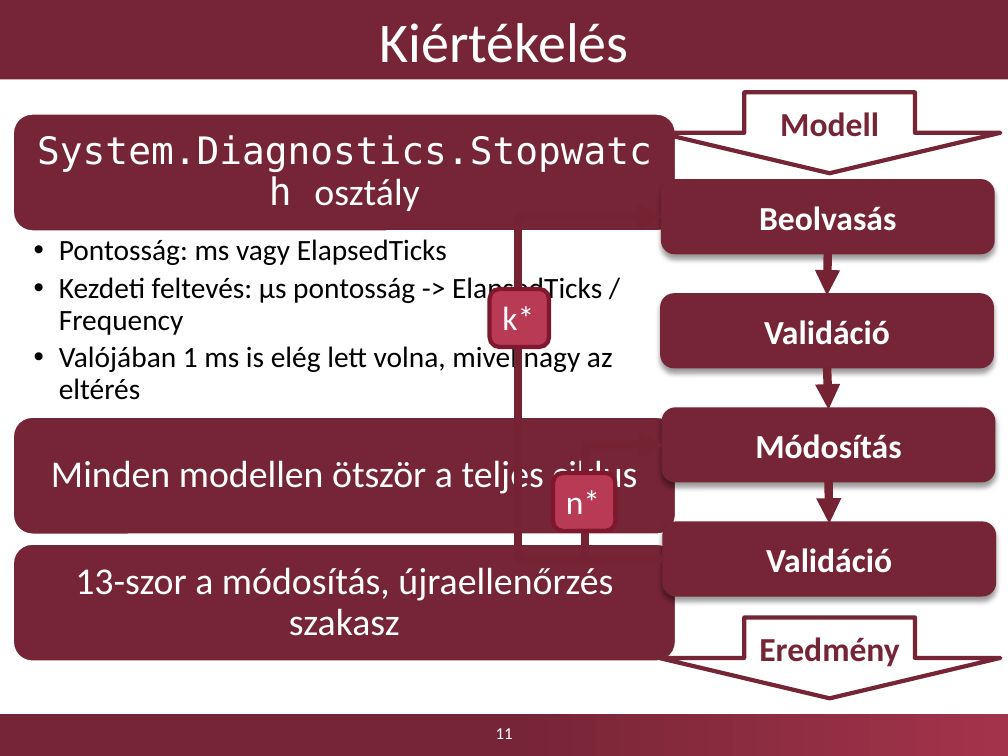
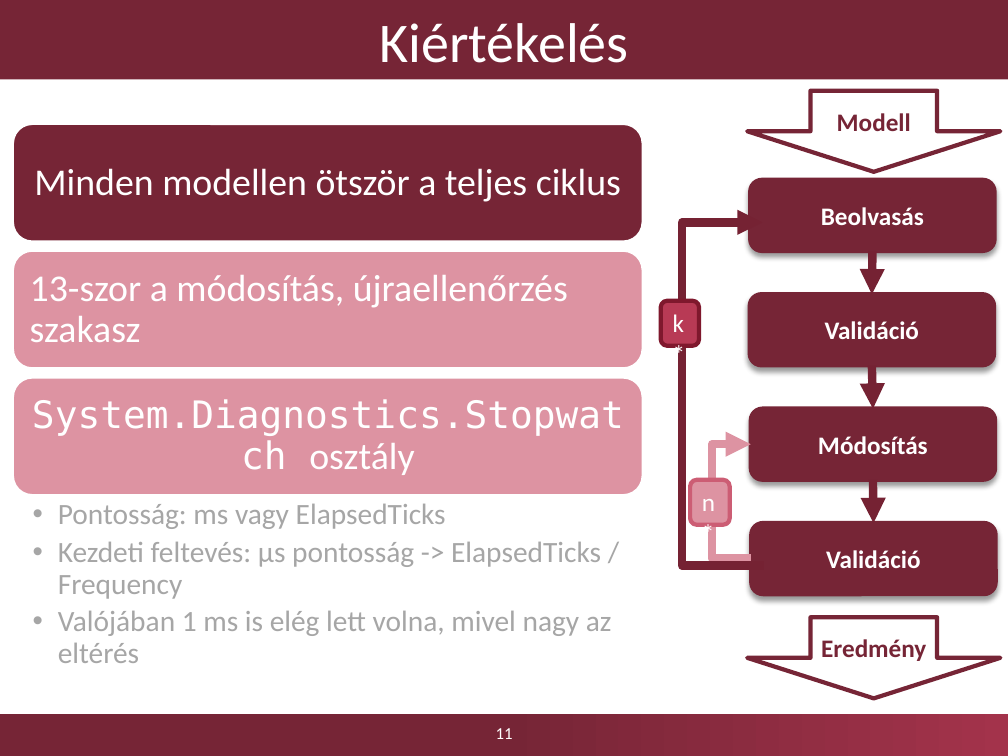
Before and after one commit to Kreestof/szakdolgozat-presentation, a slide deck: slide 11 of Dobosy_Kristof_szakdolgozat_2017_GraphEngine_0.pptx. Drawn at 1008x756 pixels with LibreOffice and Linux fonts; fonts in the diff are those of the drawing; background and template pictures are left out. Boxes give left, top, right and bottom in pixels: in the first picture for what was removed or moved away, otherwise in the second. Text is boxed around its words. In the diff, an @@ line names an element or a change of style, - is before the commit and + after.

```diff
--- a/Dobosy_Kristof_szakdolgozat_2017_GraphEngine_0.pptx
+++ b/Dobosy_Kristof_szakdolgozat_2017_GraphEngine_0.pptx
@@ down arrow "Modell": place and size @@
-down arrow "Modell" at (659,93,1001,173)
+down arrow "Modell" at (747,91,1000,171)
@@ rounded rectangle: place and size @@
-rounded rectangle at (12,113,675,231)
+rounded rectangle at (12,124,642,242)
@@ text "Minden modellen ötször a teljes ...": place and size @@
-text "Minden modellen ötször a teljes ..." at (51,460,637,497)
+text "Minden modellen ötször a teljes ..." at (34,168,621,202)
@@ rounded rectangle "Beolvasás": place and size @@
-rounded rectangle "Beolvasás" at (663,181,993,252)
+rounded rectangle "Beolvasás" at (750,179,994,251)
@@ elbow arrow moved from (664, 559) - (663, 217) to (764, 565) - (762, 223) @@
@@ rounded rectangle added at (12,250,642,368), fill #DD93A2, outline #FFFFFF 2 pt @@
@@ text "13-szor a módosítás, újraellenőrzés szakasz": place and size @@
-text "13-szor a módosítás, újraellenőrzés szakasz" at (75,567,613,636)
+text "13-szor a módosítás, újraellenőrzés szakasz" at (30,275,568,342)
@@ text "13-szor a módosítás, újraellenőrzés szakasz" at (30,275,568,342): alignment centre to left @@
@@ 3 arrows: place and size @@
-3 arrows at (828,252,830,523)
+3 arrows at (872,251,874,523)
@@ rounded rectangle "Validáció": place and size @@
-rounded rectangle "Validáció" at (662,295,992,366)
+rounded rectangle "Validáció" at (750,294,994,366)
@@ size 24 to 18 pt in 7 elements at (751,523,995,595), (747,617,1000,698), (750,294,994,366), (751,408,995,480), (750,179,994,251), (747,91,1000,171), (661,300,700,346) @@
@@ rounded rectangle "k*": place and size @@
-rounded rectangle "k*" at (490,289,549,347)
+rounded rectangle "k*" at (661,300,700,346)
@@ rounded rectangle: place and size @@
-rounded rectangle at (12,416,675,534)
+rounded rectangle at (12,377,642,495)
@@ rounded rectangle at (12,377,642,495): fill #762536 to #DD93A2 @@
@@ text "System.Diagnostics.Stopwatch osztály" rewrapped from (37,135,652,211) to (32,399,624,475) @@
@@ rounded rectangle "Módosítás": place and size @@
-rounded rectangle "Módosítás" at (663,409,993,480)
+rounded rectangle "Módosítás" at (751,408,995,480)
@@ elbow arrow moved from (664, 559) - (663, 445) to (751, 558) - (751, 445) @@
@@ elbow arrow (751, 558) - (751, 445): stroke #752234 6 pt to #DD93A2 6 pt @@
@@ text "Pontosság: ms vagy ElapsedTicks": place and size @@
-text "Pontosság: ms vagy ElapsedTicks" at (59,239,613,400)
+text "Pontosság: ms vagy ElapsedTicks" at (58,504,612,663)
@@ text "Pontosság: ms vagy ElapsedTicks" at (58,504,612,663): text colour #000000 to #A6A6A6 @@
@@ rounded rectangle "n*": place and size @@
-rounded rectangle "n*" at (553,473,616,530)
+rounded rectangle "n*" at (690,480,730,525)
@@ rounded rectangle "n*" at (690,480,730,525): size 24 to 18 pt; fill #B83A55 to #DD93A2; outline #7F182D 3 pt to #CC5D74 3 pt @@
@@ rounded rectangle "Validáció": place and size @@
-rounded rectangle "Validáció" at (664,523,994,594)
+rounded rectangle "Validáció" at (751,523,995,595)
@@ rounded rectangle removed at (12,543,675,661) @@
@@ down arrow "Eredmény": place and size @@
-down arrow "Eredmény" at (659,618,1001,699)
+down arrow "Eredmény" at (747,617,1000,698)
```
Also in this commit, not shown: 7 other slides changed, 2 slides added, 3 other files.
